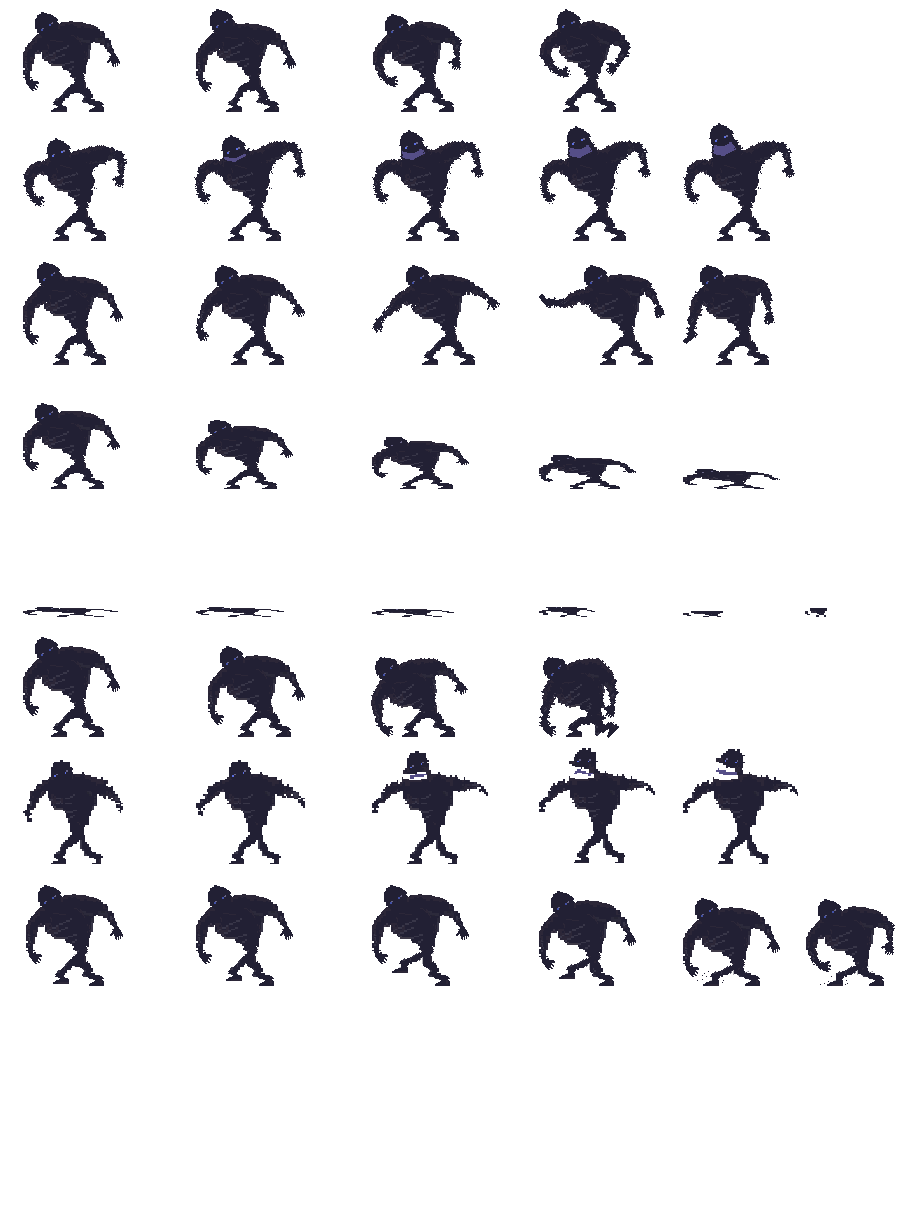
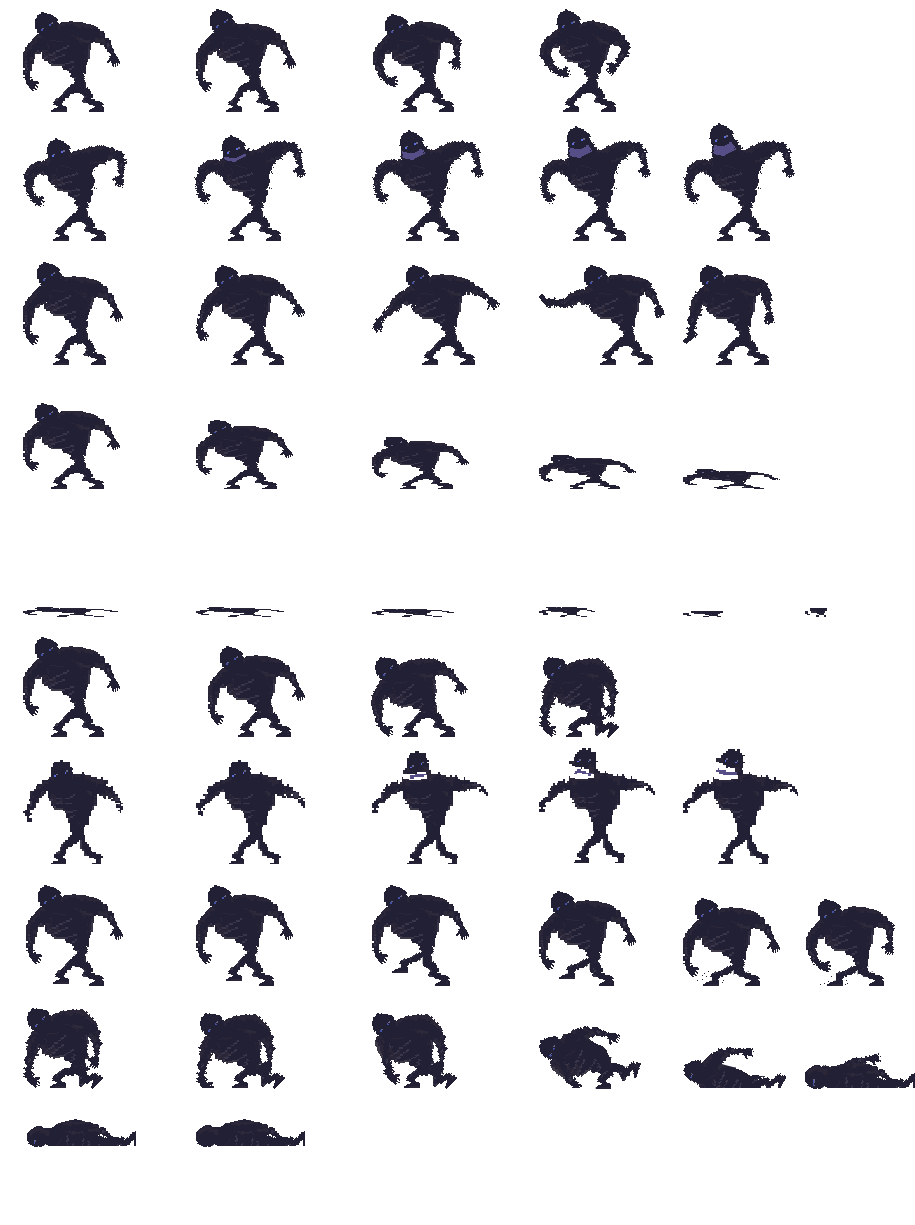
The second 915 x 1225 image is a revision of the first. Changes to its layers:
added layer "Death" above "Stomp" over [23, 1008, 915, 1147]
